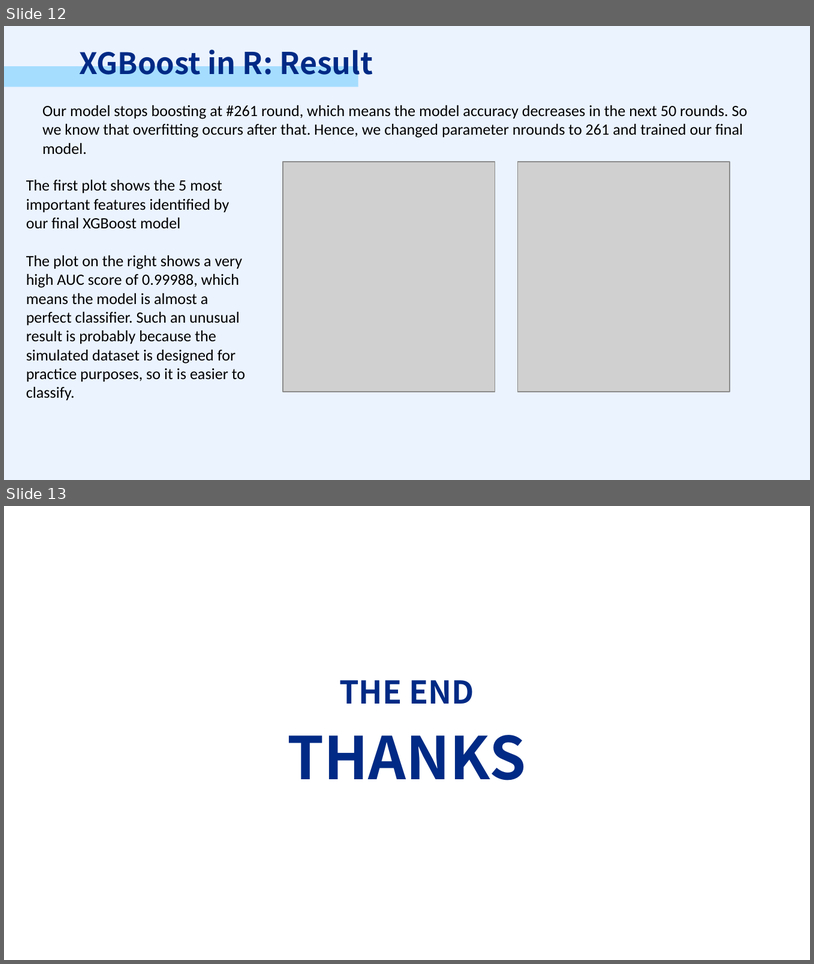
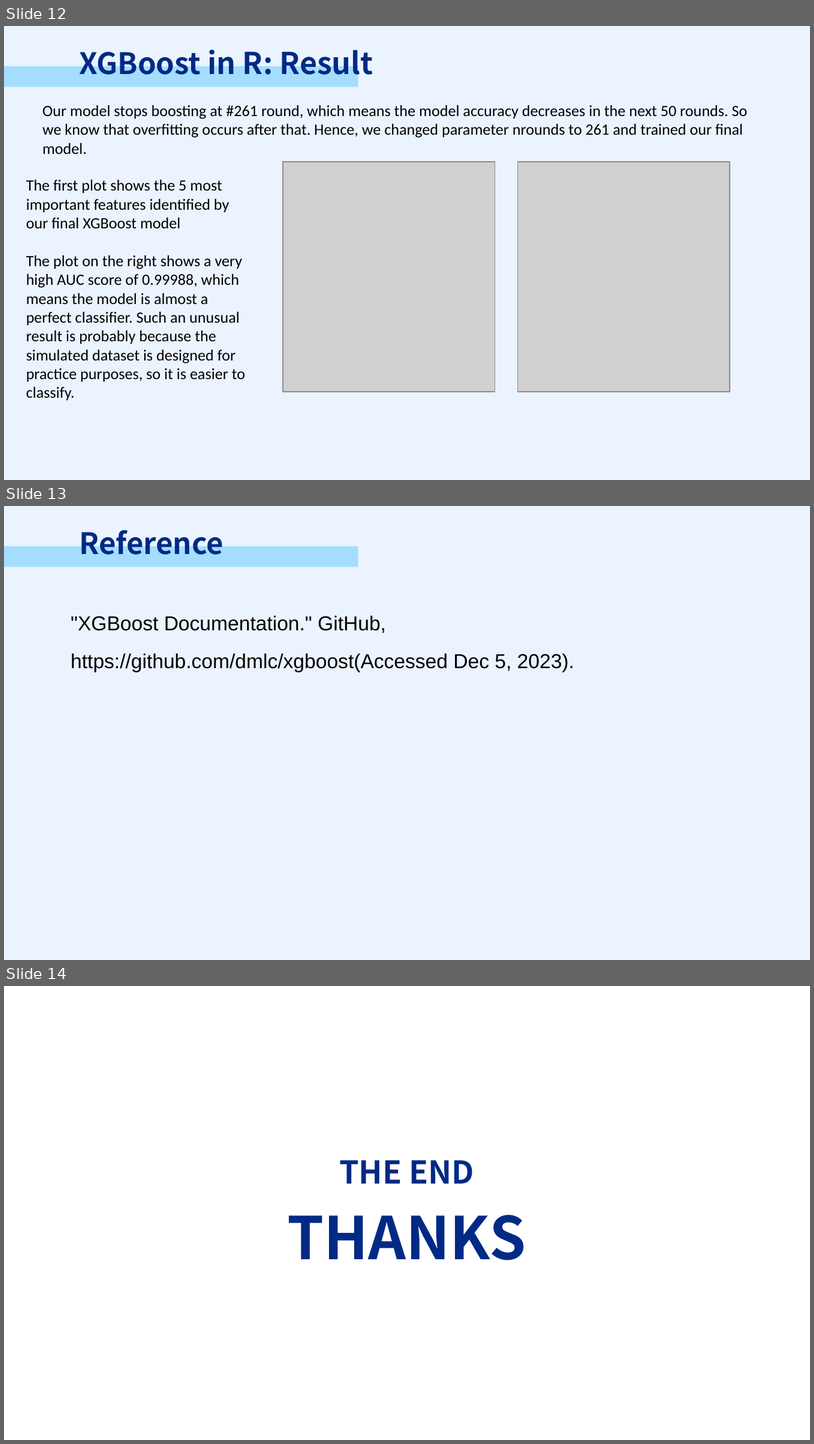
Before and after one commit to PSTAT197-F23/PSTAT197A_FP_Group1, a slide deck: scripts/drafts/PRESENTATION.pptx. Shown one above the other, each under a label of ours: slides 12 and 13 before the commit, slides 12, 13 and 14 after it. The pictures are 814x964 and 814x1444 pixels, drawn with LibreOffice and Linux fonts; fonts in the diff are those of the drawing; grey boxes stand for pictures; background and template pictures are left out. Boxes give left, top, right and bottom in pixels: in the first picture for what was removed or moved away, otherwise in the second. Text is boxed around its words. In the diff, an @@ line names an element or a change of style, - is before the commit and + after.

```diff
--- a/scripts/drafts/PRESENTATION.pptx
+++ b/scripts/drafts/PRESENTATION.pptx
@@ slide 13 added at bbox=[4, 506, 810, 960], background #EBF3FE @@
@@ text added at bbox=[79, 525, 224, 555], 26.3 pt, text #002A85, bold @@
+Reference
@@ rectangle added at bbox=[4, 546, 359, 567], fill #A5DDFF @@
@@ text added at bbox=[71, 615, 575, 672], 18 pt, text #000000 @@
+"XGBoost Documentation." GitHub,
+https://github.com/dmlc/xgboost(Accessed Dec 5, 2023).
@@ what was slide 13 is now slide 14 @@
```
